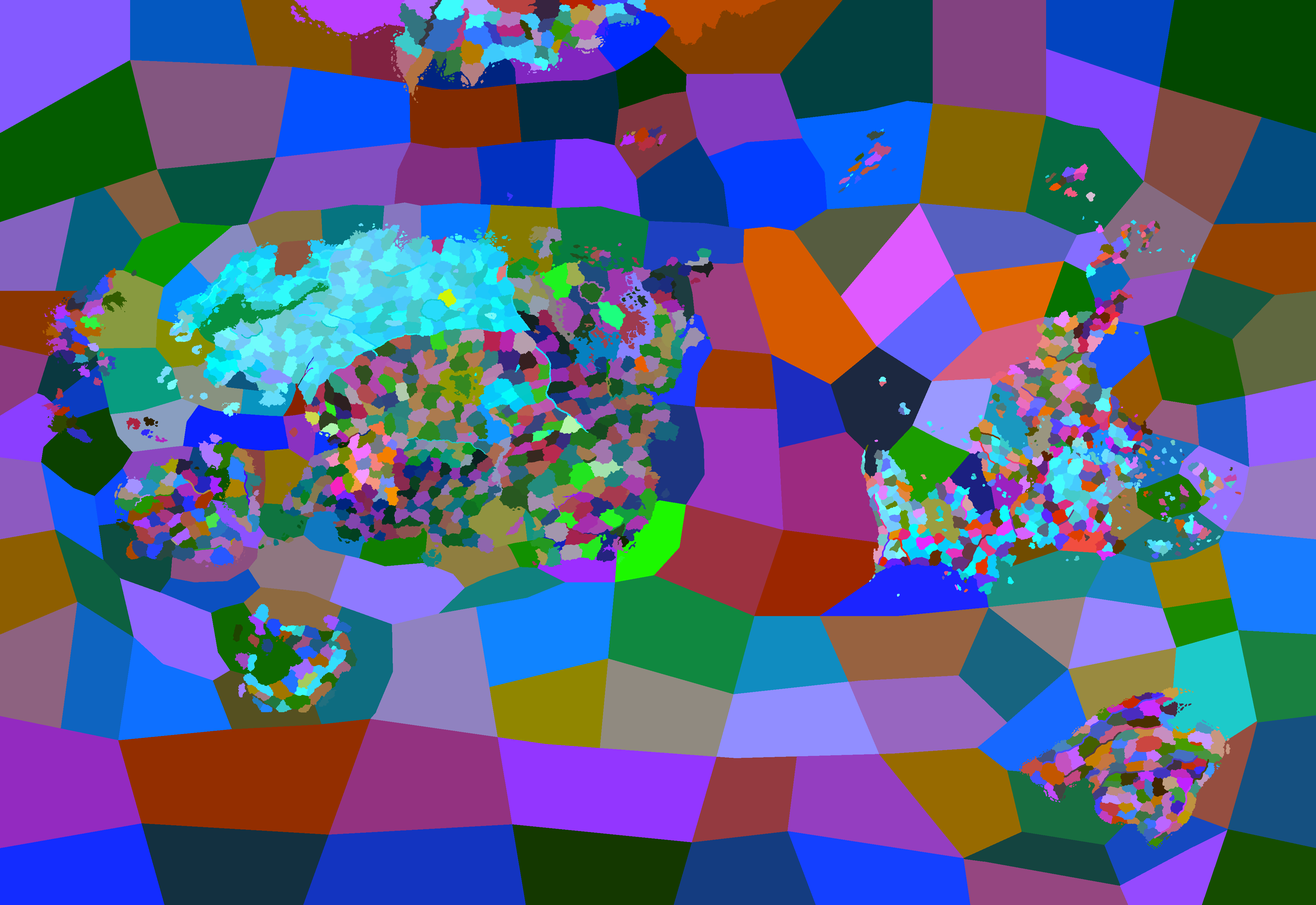
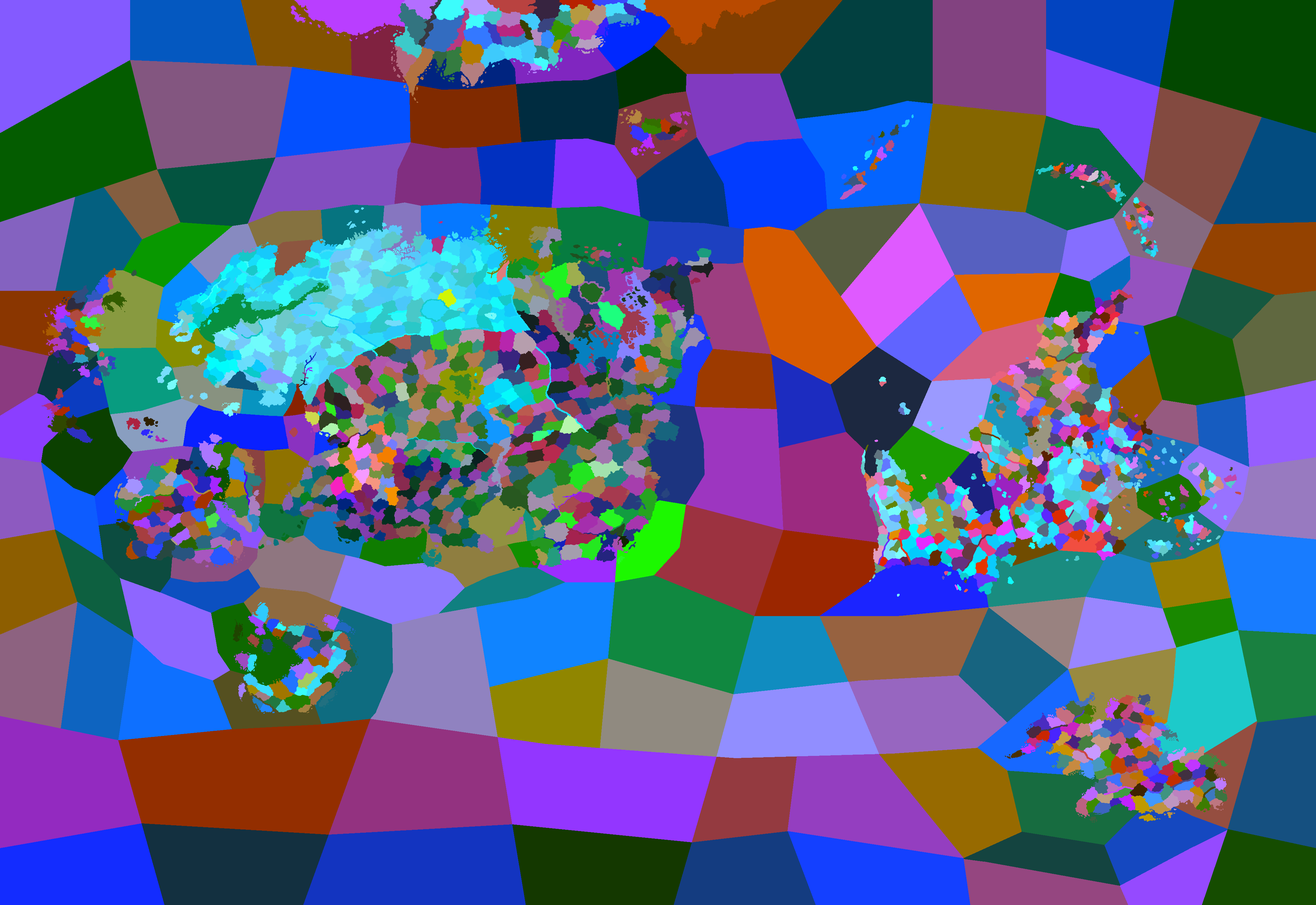
Layer changes from the first 1316px x 905px image to the second:
renamed "provinces.bmp copy" to "provinces.bmp", painted on it over [left=54, top=1, right=1256, bottom=850]
